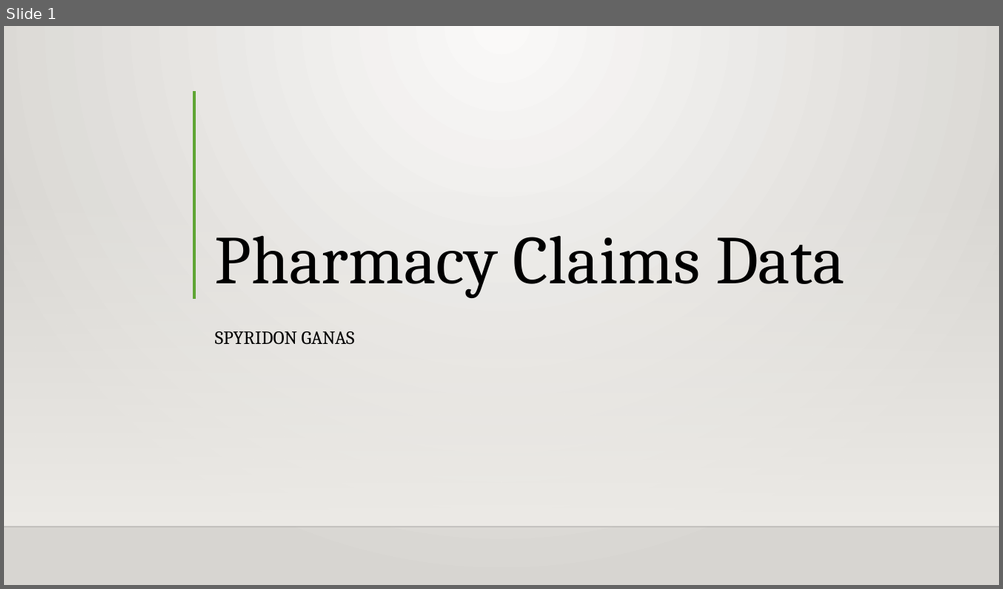
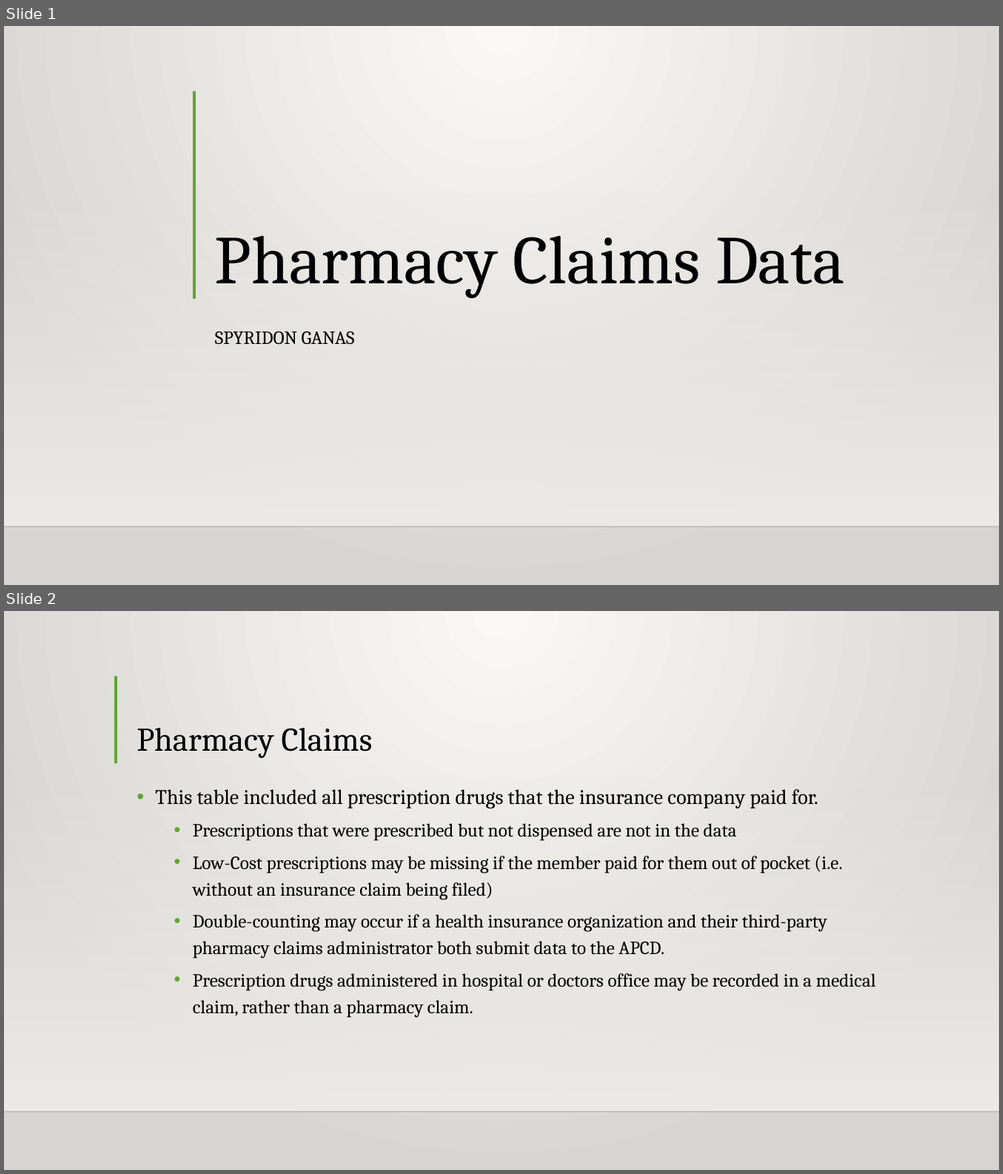
Before and after one commit to Intro-to-APCD/Intro-to-APCD.github.io, a slide deck: PowerPoints/Phase 2 - Overview/003 An Overview of Pharmacy Claims Data.pptx. Shown one above the other, each under a label of ours: slide 1 before the commit, slides 1 and 2 after it. The pictures are 1003x589 and 1003x1174 pixels, drawn with LibreOffice and Linux fonts; fonts in the diff are those of the drawing; background and template pictures are left out. Boxes give left, top, right and bottom in pixels: in the first picture for what was removed or moved away, otherwise in the second. Text is boxed around its words. In the diff, an @@ line names an element or a change of style, - is before the commit and + after.

Commit message:
completed the pharmacy powerpoint

```diff
--- a/PowerPoints/Phase 2 - Overview/003 An Overview of Pharmacy Claims Data.pptx
+++ b/PowerPoints/Phase 2 - Overview/003 An Overview of Pharmacy Claims Data.pptx
@@ slide 2 added at (4, 611, 999, 1170), background gradient #FAFAF9 to #D7D5D2; not listed: 2 template elements that a slide beside it also shows @@
@@ line added from (116, 676) to (116, 763), #5FA534 3 pt @@
@@ title added at (136, 728, 373, 758), 32 pt, text #000000 @@
+Pharmacy Claims
@@ text added at (155, 789, 876, 1018), 18 pt, text #000000 @@
+• This table included all prescription drugs that the insurance company paid for.
+  • Prescriptions that were prescribed but not dispensed are not in the data
+  • Low-Cost prescriptions may be missing if the member paid for them out of pocket (i.e. without an insurance claim being filed)
+  • Double-counting may occur if a health insurance organization and their third-party pharmacy claims administrator both submit data to the APCD.
+  • Prescription drugs administered in hospital or doctors office may be recorded in a medical claim, rather than a pharmacy claim.
```
Also in this commit, not shown: 3 other slides added, 5 slides removed.
